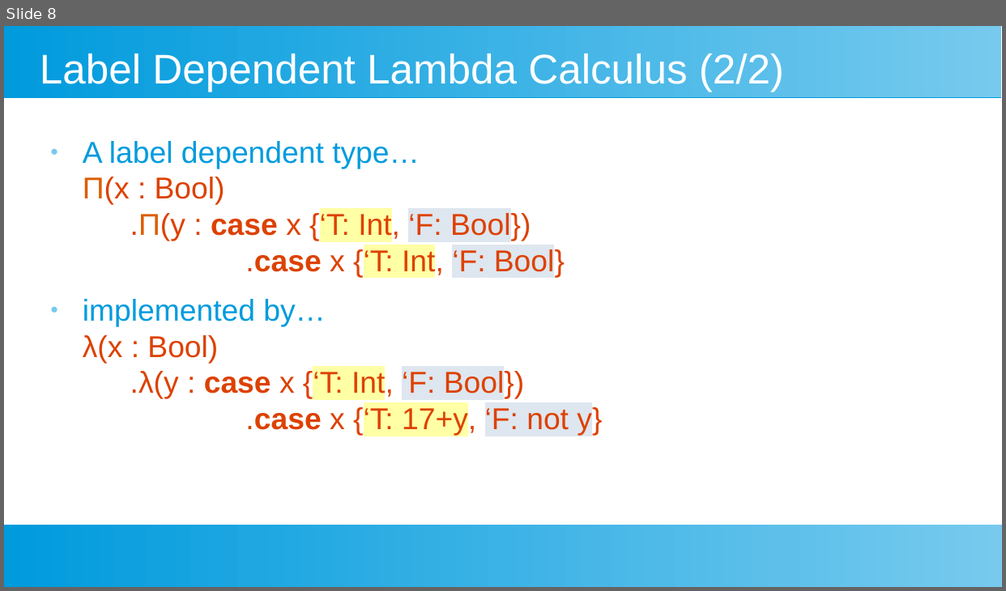
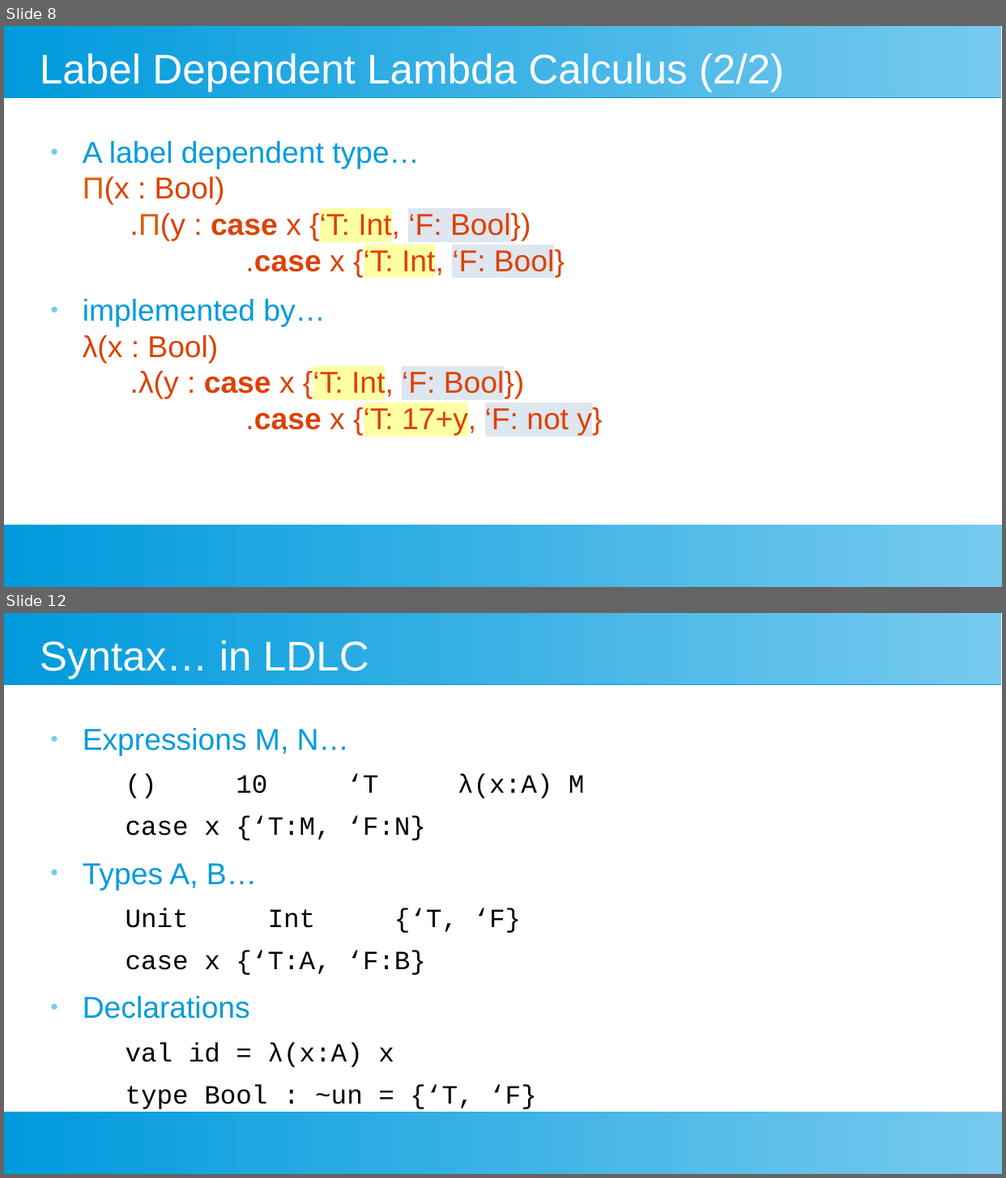
Before and after one commit to leyhline/mastersthesis, a slide deck: presentation.odp. Shown one above the other, each under a label of ours: slide 8 before the commit, slides 8 and 12 after it; the slides between them are not shown. The pictures are 1006x591 and 1006x1178 pixels, drawn with LibreOffice and Linux fonts; fonts in the diff are those of the drawing. Boxes give left, top, right and bottom in pixels: in the first picture for what was removed or moved away, otherwise in the second. Text is boxed around its words. In the diff, an @@ line names an element or a change of style, - is before the commit and + after.

```diff
--- a/presentation.odp
+++ b/presentation.odp
@@ slide 12 added at [4,613,1002,1174], background #FFFFFF; not listed: 2 template elements that a slide beside it also shows @@
@@ title added at [40,641,369,679], 33 pt, text #FFFFFF @@
+Syntax… in LDLC
@@ text added at [83,728,585,1110], 21 pt, text #000000 @@
+● Expressions M, N…
+  () 10 ‘T λ(x:A) M
+  case x {‘T:M, ‘F:N}
+● Types A, B…
+  Unit Int {‘T, ‘F}
+  case x {‘T:A, ‘F:B}
+● Declarations
+  val id = λ(x:A) x
+  type Bool : ~un = {‘T, ‘F}
```
Also in this commit, not shown: 1 slide changed, 11 other slides added.
